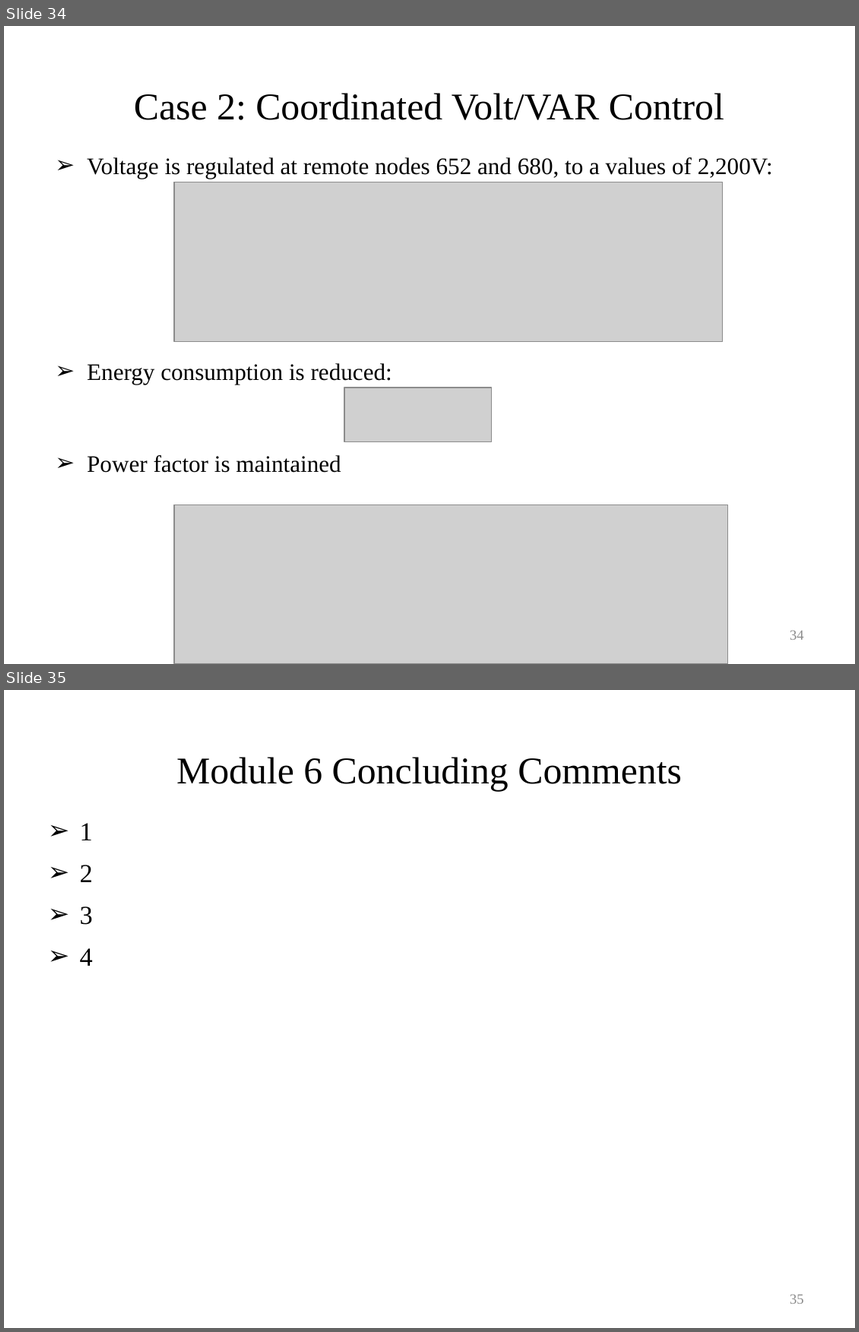
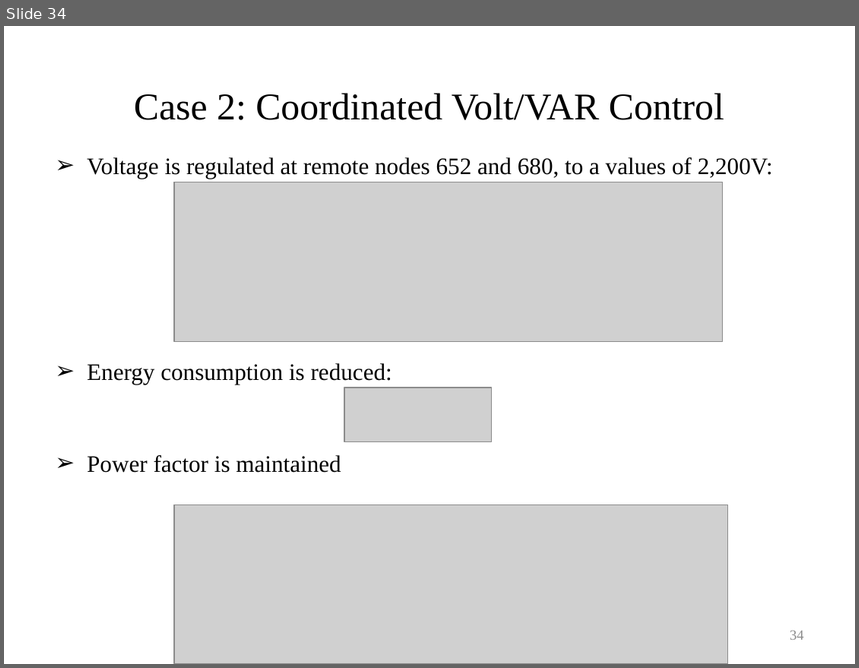
Before and after one commit to gridlab-d/course, a slide deck: University of Washington Class/Module 6 - Volt-VAR optimization.pptx. Shown one above the other, each under a label of ours: slides 34 and 35 before the commit, slide 34 after it. The pictures are 859x1332 and 859x668 pixels, drawn with LibreOffice and Linux fonts; fonts in the diff are those of the drawing; grey boxes stand for pictures. Boxes give left, top, right and bottom in pixels: in the first picture for what was removed or moved away, otherwise in the second. Text is boxed around its words. In the diff, an @@ line names an element or a change of style, - is before the commit and + after.

```diff
--- a/University of Washington Class/Module 6 - Volt-VAR optimization.pptx
+++ b/University of Washington Class/Module 6 - Volt-VAR optimization.pptx
@@ slide 35 removed at (4,690,855,1328), background #FFFFFF @@
@@ title removed at (177,757,682,791) @@
-Module 6 Concluding Comments
@@ text removed at (80,823,93,966) @@
-➢ 1
-➢ 2
-➢ 3
-➢ 4
@@ page number removed at (790,1295,804,1304) @@
-35
```
Also in this commit, not shown: 1 slide added, 4 other files.
